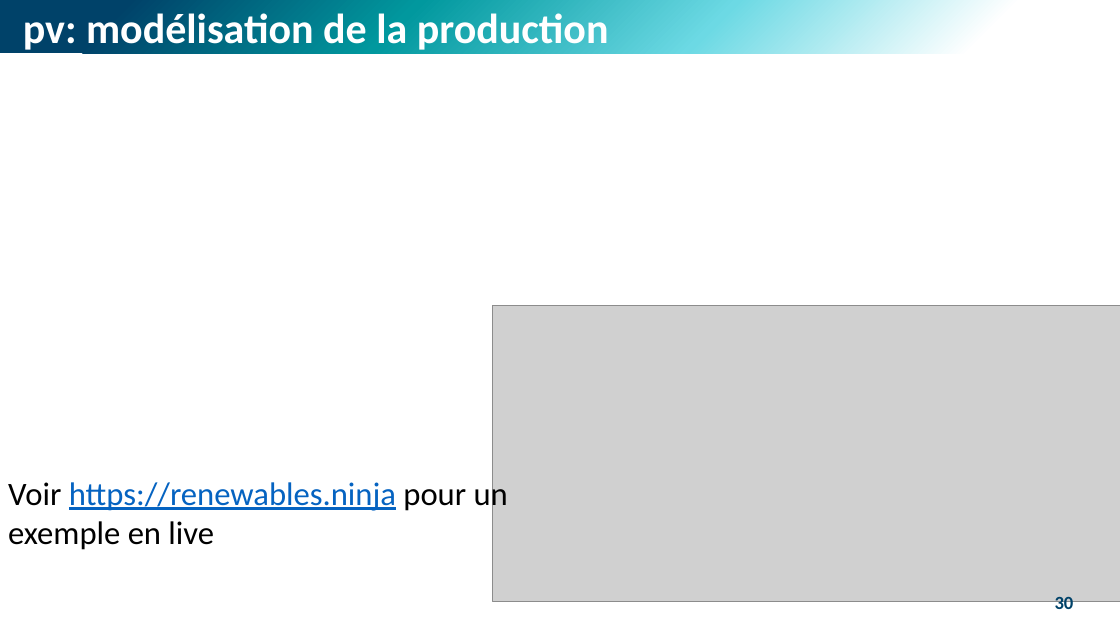
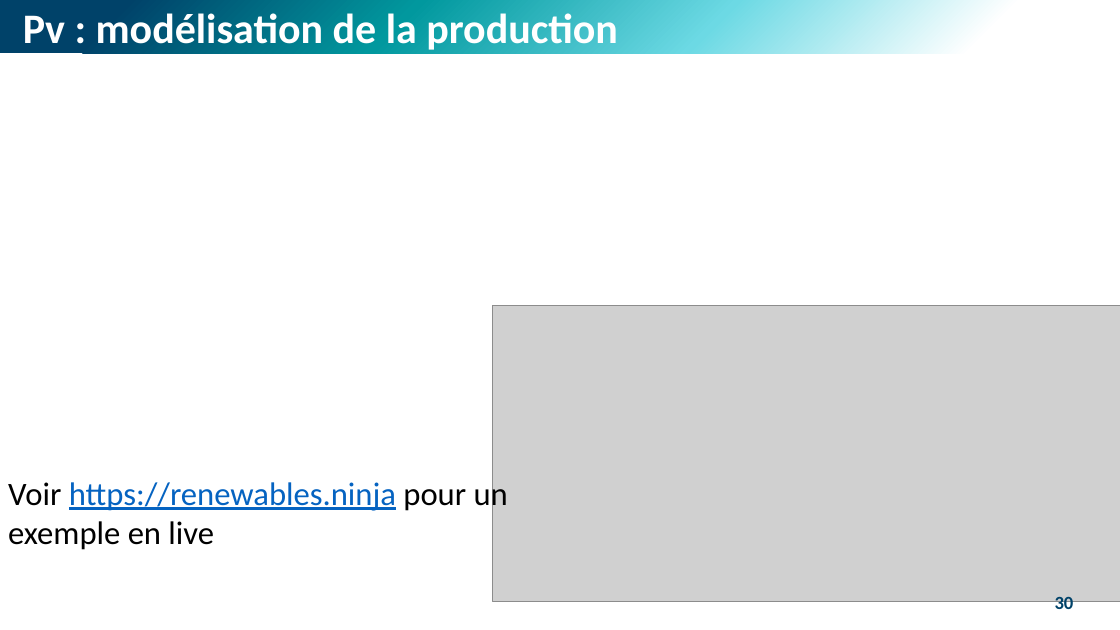
Before and after one commit to M-Berthelin/energy_mod_ISEL_MIX5, a slide deck: slide 30 of slides/1_ENR.pptx. Drawn at 1120x630 pixels with LibreOffice and Linux fonts; fonts in the diff are those of the drawing; grey boxes stand for pictures. Boxes give left, top, right and bottom in pixels: in the first picture for what was removed or moved away, otherwise in the second. Text is boxed around its words. In the diff, an @@ line names an element or a change of style, - is before the commit and + after.

```diff
--- a/slides/1_ENR.pptx
+++ b/slides/1_ENR.pptx
@@ text at <box>23,9,618,54</box>: text changed @@
-pv: modélisation de la production
+Pv : modélisation de la production
```
Also in this commit, not shown: 17 other slides changed, 1 other file.
